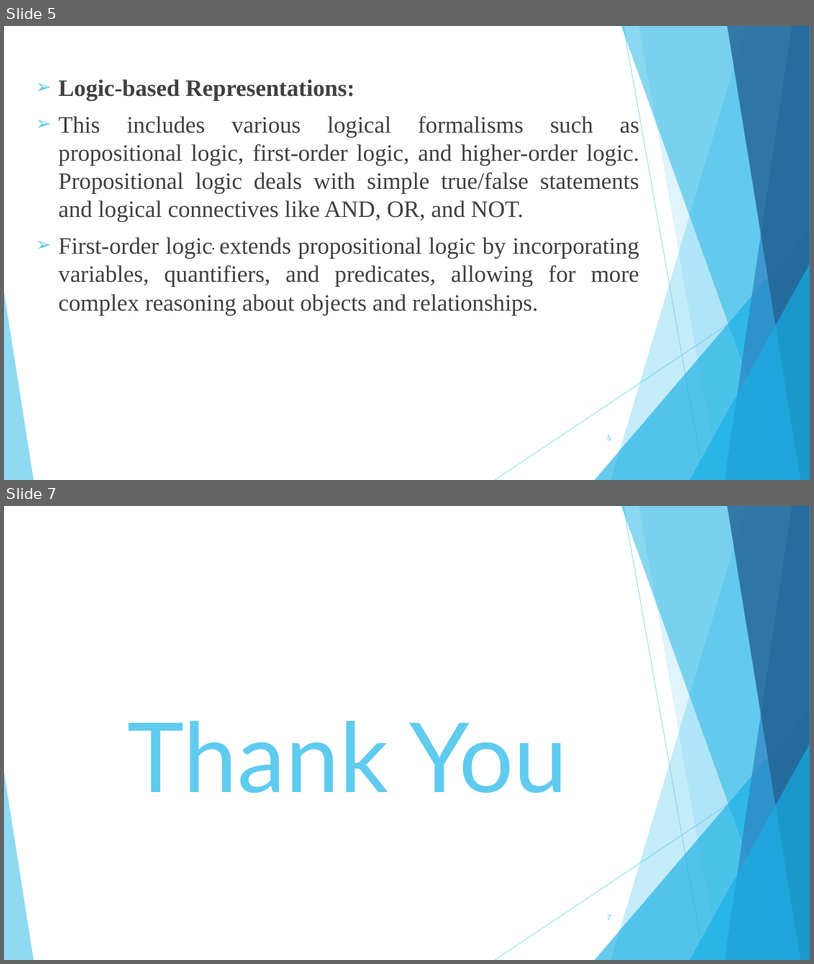
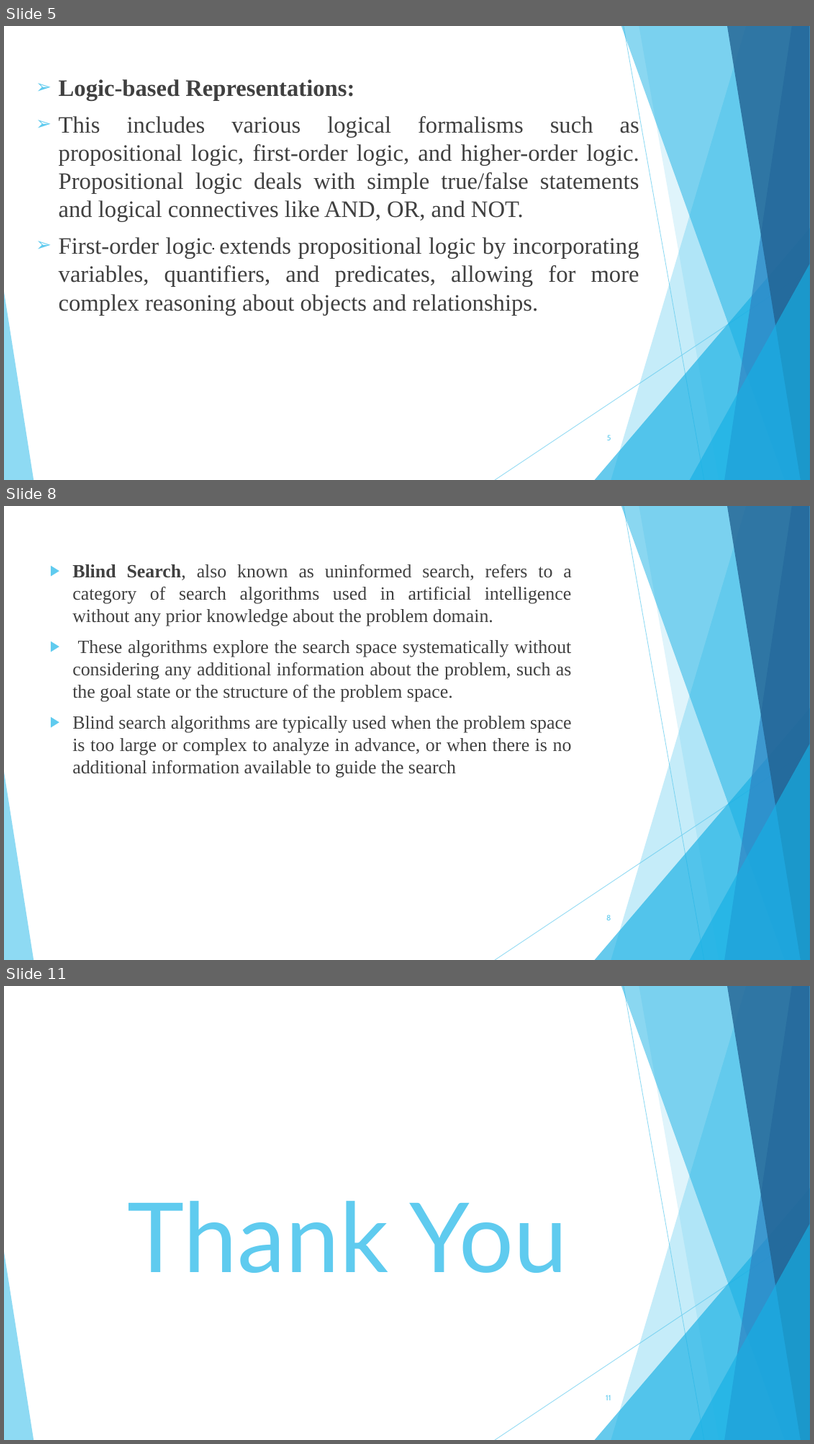
Before and after one commit to wajahatakbar/3rd-Semester-Computer-Science-AI-, a slide deck: Artificial Intelligence - 7.pptx. Shown one above the other, each under a label of ours: slides 5 and 7 before the commit, slides 5, 8 and 11 after it; the slides between them are not shown. The pictures are 814x964 and 814x1444 pixels, drawn with LibreOffice and Linux fonts; fonts in the diff are those of the drawing. Boxes give left, top, right and bottom in pixels: in the first picture for what was removed or moved away, otherwise in the second. Text is boxed around its words. In the diff, an @@ line names an element or a change of style, - is before the commit and + after.

```diff
--- a/Artificial Intelligence - 7.pptx
+++ b/Artificial Intelligence - 7.pptx
@@ slide 8 added at bbox=[4, 506, 810, 960], background #FFFFFF; not listed: 10 template elements that a slide beside it also shows @@
@@ text added at bbox=[72, 564, 572, 777], 22.2 pt, text #404040 @@
+▶ Blind Search, also known as uninformed search, refers to a category of search algorithms used in artificial intelligence without any prior knowledge about the problem domain.
+▶ These algorithms explore the search space systematically without considering any additional information about the problem, such as the goal state or the structure of the problem space.
+▶ Blind search algorithms are typically used when the problem space is too large or complex to analyze in advance, or when there is no additional information available to guide the search
@@ page number added at bbox=[607, 914, 611, 920], 9 pt, text #5FCBEF @@
+8
@@ what was slide 7 is now slide 11 @@
@@ page number at bbox=[606, 1395, 611, 1400]: text changed @@
-7
+11
```
Also in this commit, not shown: 1 slide changed, 3 other slides added.
